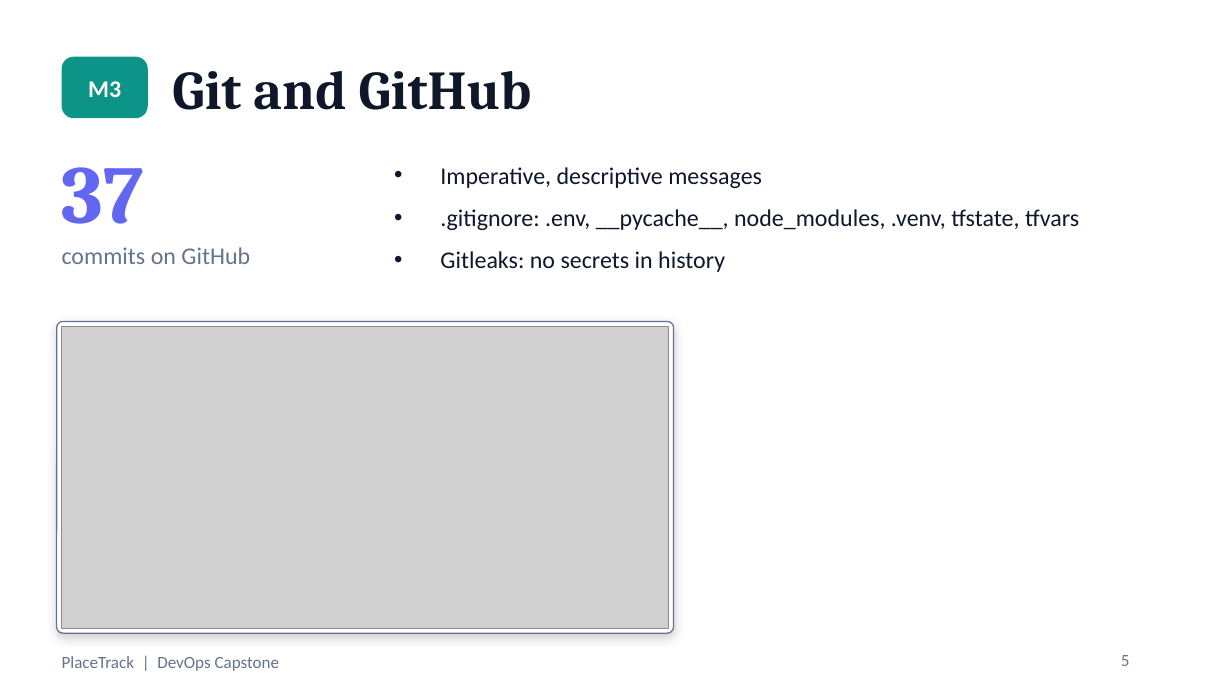
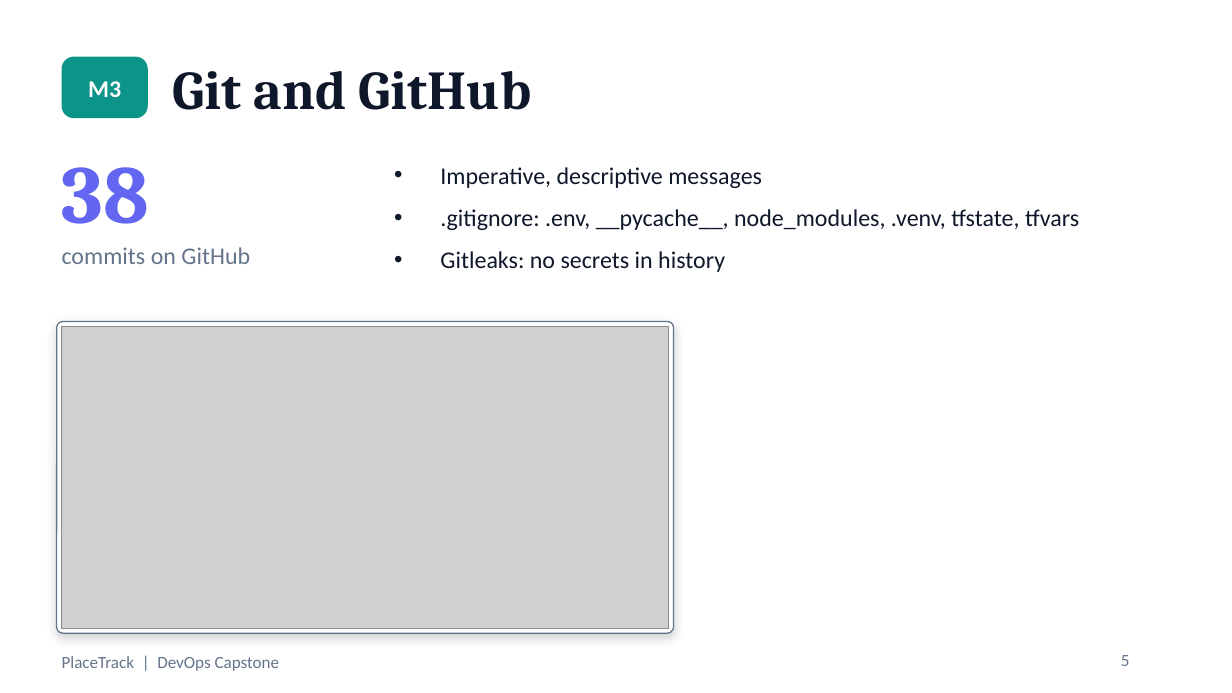
Before and after one commit to Raghavendra1729-cell/placetrack-devops-capstone, a slide deck: slide 5 of PlaceTrack-Capstone.pptx. Drawn at 1232x693 pixels with LibreOffice and Linux fonts; fonts in the diff are those of the drawing; grey boxes stand for pictures. Boxes give left, top, right and bottom in pixels: in the first picture for what was removed or moved away, otherwise in the second. Text is boxed around its words. In the diff, an @@ line names an element or a change of style, - is before the commit and + after.

```diff
--- a/PlaceTrack-Capstone.pptx
+++ b/PlaceTrack-Capstone.pptx
@@ text at box(62, 167, 149, 224): text changed @@
-37
+38
```
Also in this commit, not shown: 1 other file.
